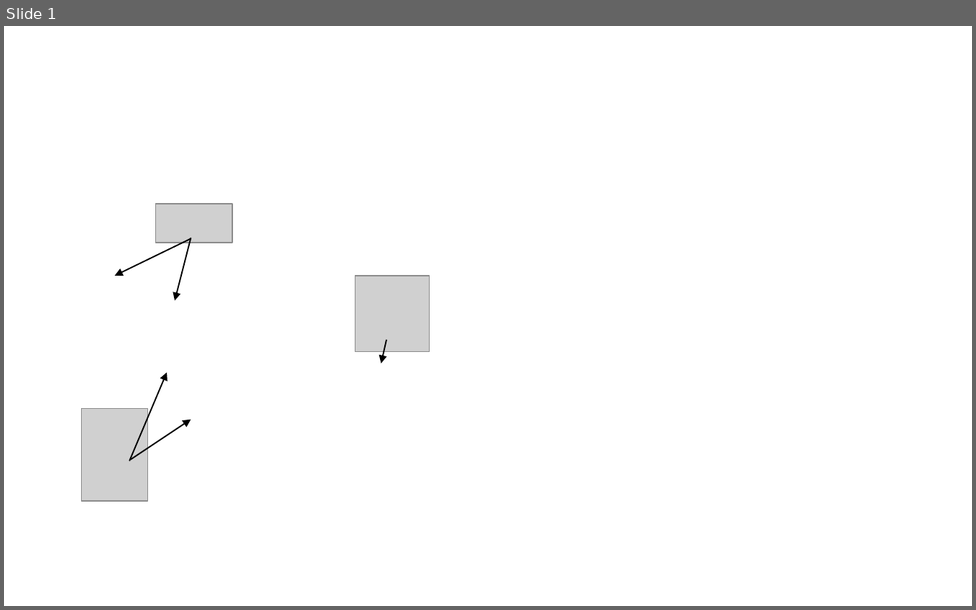
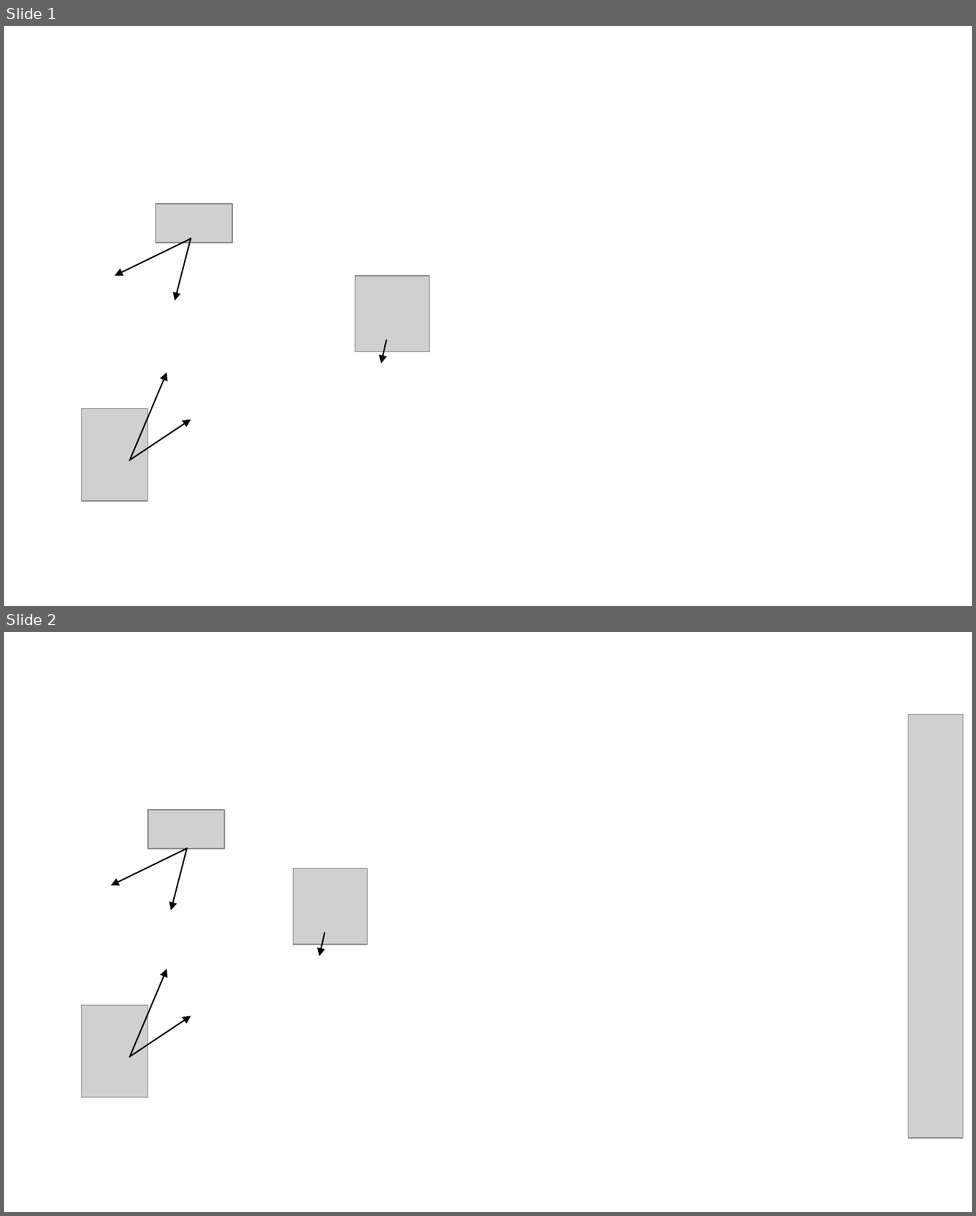
Before and after one commit to mvernacc/lvreuse, a slide deck: paper/figures/n_reuse_sweep_LEO_kerosene_annotated.pptx. Shown one above the other, each under a label of ours: slide 1 before the commit, slides 1 and 2 after it. The pictures are 976x610 and 976x1216 pixels, drawn with LibreOffice and Linux fonts; fonts in the diff are those of the drawing; grey boxes stand for pictures; background and template pictures are left out. Boxes give left, top, right and bottom in pixels: in the first picture for what was removed or moved away, otherwise in the second. Text is boxed around its words. In the diff, an @@ line names an element or a change of style, - is before the commit and + after.

```diff
--- a/paper/figures/n_reuse_sweep_LEO_kerosene_annotated.pptx
+++ b/paper/figures/n_reuse_sweep_LEO_kerosene_annotated.pptx
@@ slide 2 added at [4, 632, 972, 1212], background picture (left out) @@
@@ picture added at [908, 714, 963, 1138] @@
@@ picture added at [148, 810, 224, 849] @@
@@ arrow added from (186, 849) to (111, 885), #000000 1 pt @@
@@ arrow added from (187, 848) to (170, 911), #000000 1 pt @@
@@ picture added at [293, 869, 368, 944] @@
@@ arrow added from (324, 933) to (319, 956), #000000 1 pt @@
@@ arrow added from (130, 1058) to (167, 970), #000000 1 pt @@
@@ picture added at [82, 1006, 148, 1099] @@
@@ arrow added from (131, 1057) to (190, 1016), #000000 1 pt @@
```
Also in this commit, not shown: 30 other files.
